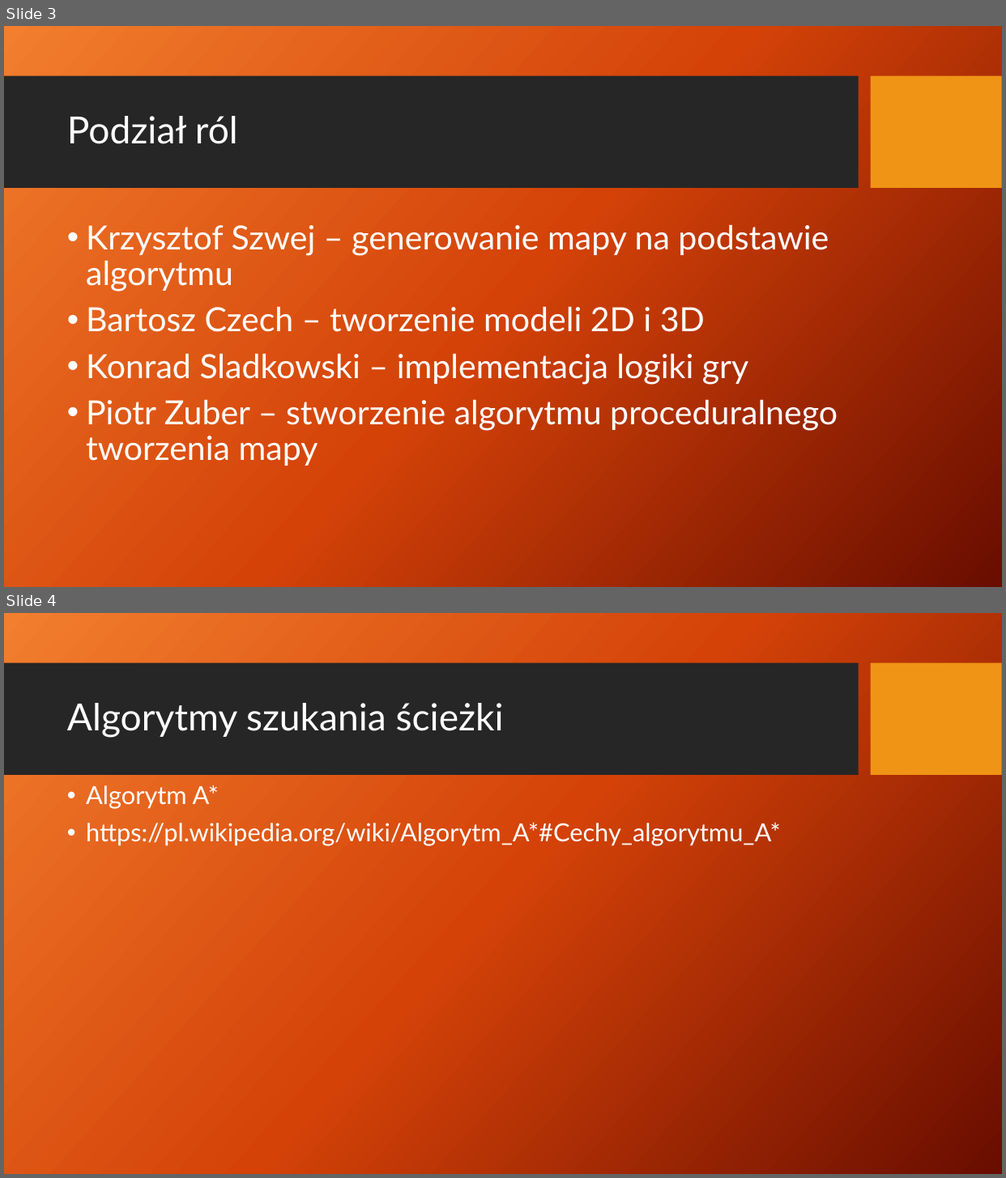
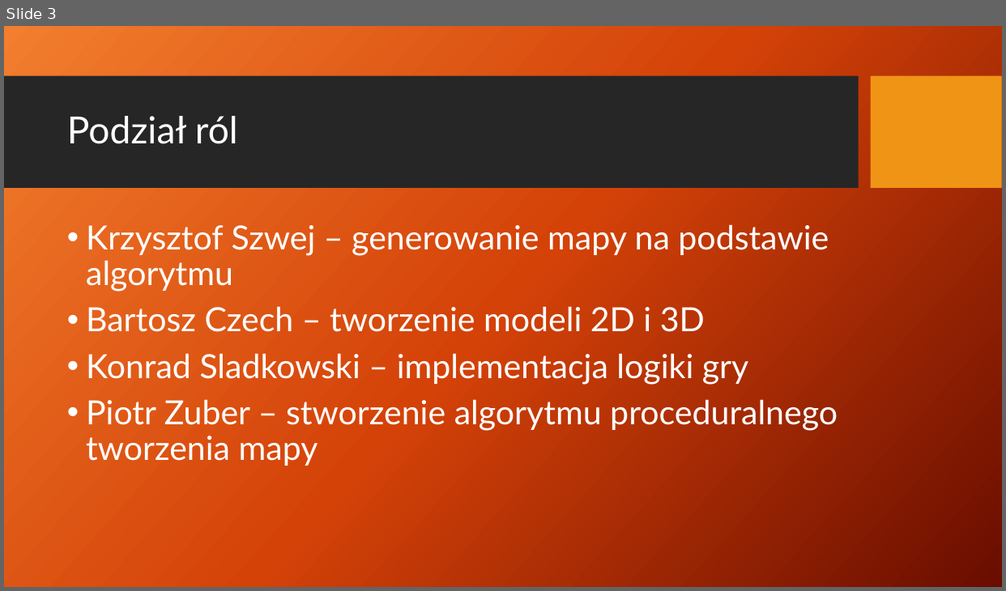
Before and after one commit to FakeOrganization-TD/TowerDefence, a slide deck: Prezentacje/Prez 2 - oceniana.pptx. Shown one above the other, each under a label of ours: slides 3 and 4 before the commit, slide 3 after it. The pictures are 1006x1178 and 1006x591 pixels, drawn with LibreOffice and Linux fonts; fonts in the diff are those of the drawing; background and template pictures are left out. Boxes give left, top, right and bottom in pixels: in the first picture for what was removed or moved away, otherwise in the second. Text is boxed around its words. In the diff, an @@ line names an element or a change of style, - is before the commit and + after.

```diff
--- a/Prezentacje/Prez 2 - oceniana.pptx
+++ b/Prezentacje/Prez 2 - oceniana.pptx
@@ slide 4 removed at box(4, 613, 1002, 1174), background picture (left out); not listed: 2 template elements that a slide beside it also shows @@
@@ title removed at box(67, 703, 504, 738) @@
-Algorytmy szukania ścieżki
@@ text removed at box(86, 785, 781, 846) @@
-• Algorytm A*
-• https://pl.wikipedia.org/wiki/Algorytm_A*#Cechy_algorytmu_A*
```
Also in this commit, not shown: 4 slides added, 4 other slides removed.
